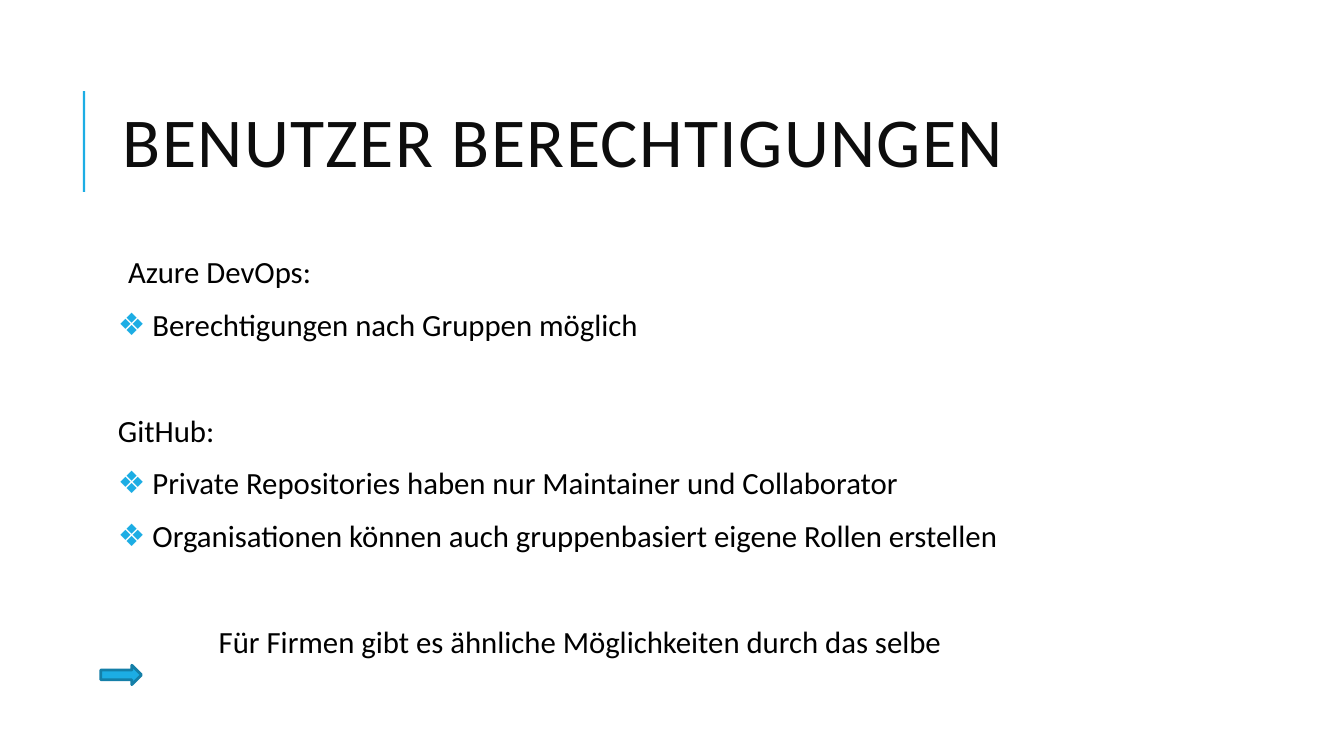
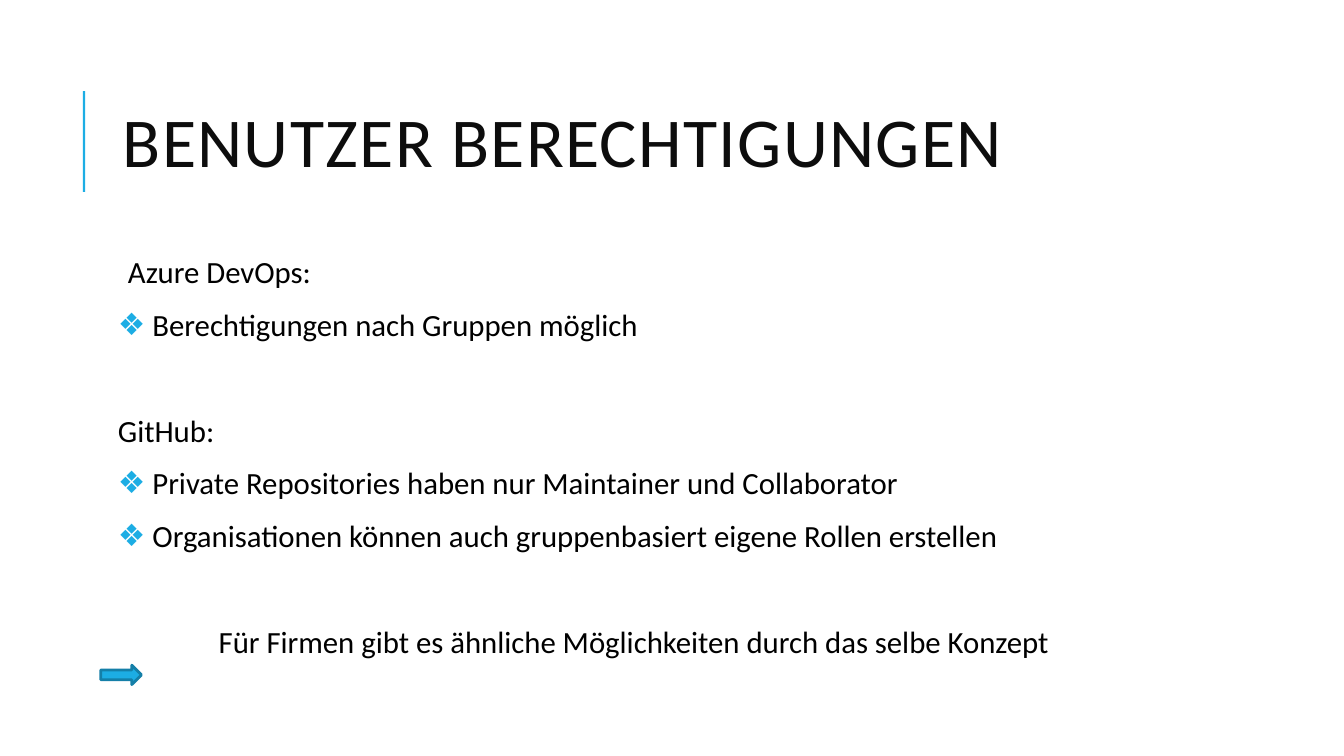
Before and after one commit to FlowBYRN/DevSecOps, a slide deck: slide 21 of DevSecOps-Präsentation.pptx. Drawn at 1344x756 pixels with LibreOffice and Linux fonts; fonts in the diff are those of the drawing. Boxes give left, top, right and bottom in pixels: in the first picture for what was removed or moved away, otherwise in the second. Text is boxed around its words. In the diff, an @@ line names an element or a change of style, - is before the commit and + after.

```diff
--- a/DevSecOps-Präsentation.pptx
+++ b/DevSecOps-Präsentation.pptx
@@ text at [219,631,1049,659]: text changed @@
-Für Firmen gibt es ähnliche Möglichkeiten durch das selbe
+Für Firmen gibt es ähnliche Möglichkeiten durch das selbe Konzept
```
Also in this commit, not shown: 21 other slides changed, 1 slide added, 1 slide removed.
